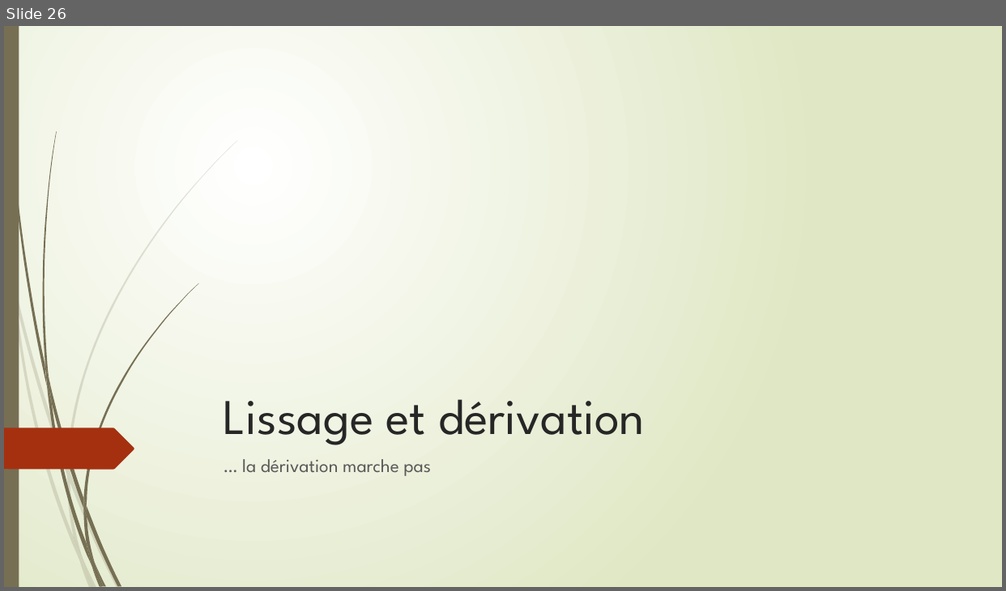
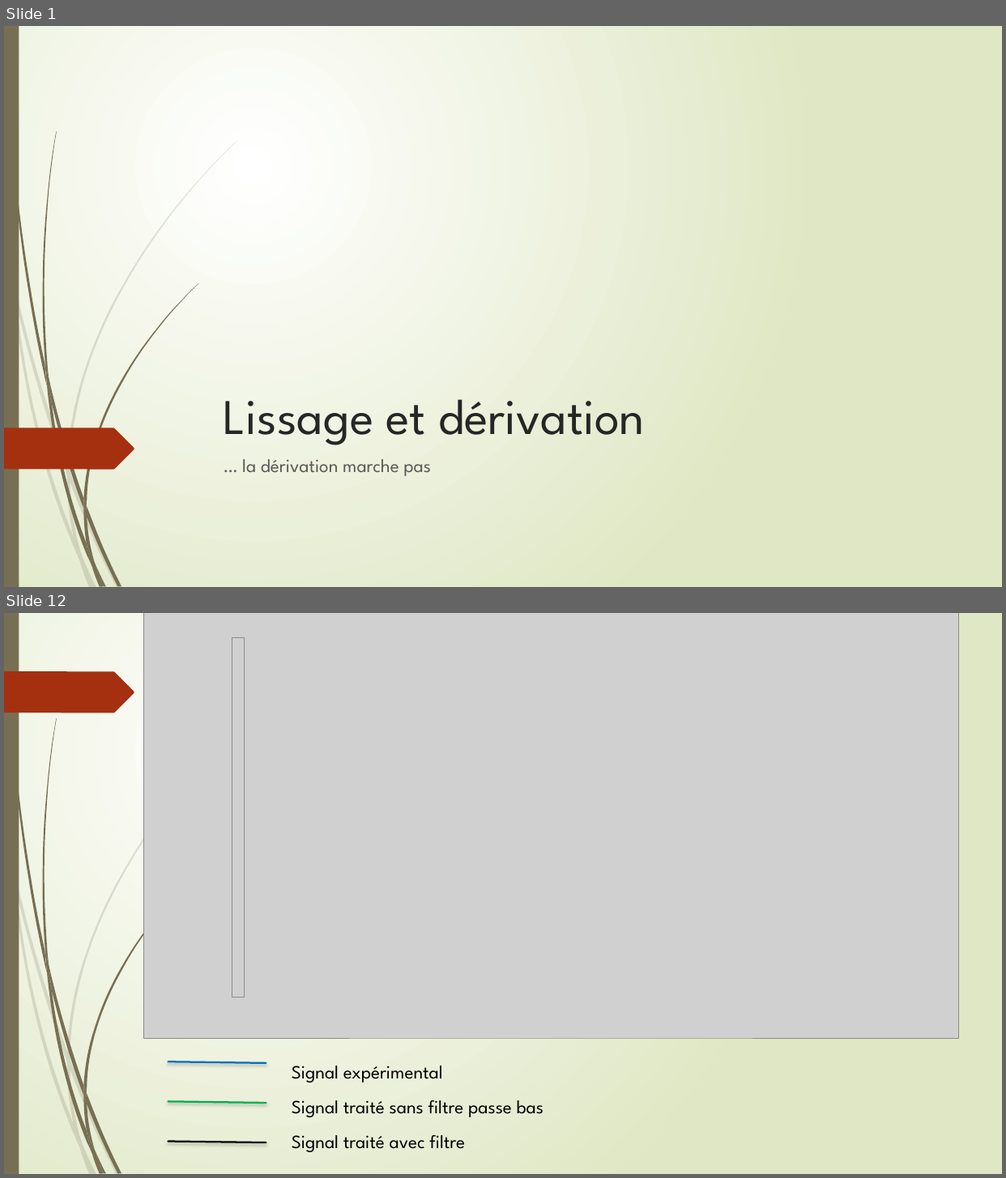
Before and after one commit to Poroing/CrowdDeplacementOptimisation, a slide deck: Présentation/thibaylt.pptm. Shown one above the other, each under a label of ours: slide 26 before the commit, slides 1 and 12 after it; the slides between them are not shown. The pictures are 1006x591 and 1006x1178 pixels, drawn with LibreOffice and Linux fonts; fonts in the diff are those of the drawing; grey boxes stand for pictures. Boxes give left, top, right and bottom in pixels: in the first picture for what was removed or moved away, otherwise in the second. Text is boxed around its words. In the diff, an @@ line names an element or a change of style, - is before the commit and + after.

```diff
--- a/Présentation/thibaylt.pptm
+++ b/Présentation/thibaylt.pptm
@@ slide 12 added at (4,613,1002,1174), background gradient #FFFFFF to #DFE8C4; not listed: 23 template elements that a slide beside it also shows @@
@@ picture added at (144,613,958,1038) @@
@@ picture added at (232,637,245,998) @@
@@ freeform shape added at (4,671,134,713), fill #A53010 @@
@@ line added from (168, 1063) to (266, 1063), #0070C0 1.75 pt @@
@@ text added at (292,1066,443,1083), 18 pt, text #000000 @@
+Signal expérimental
@@ line added from (168, 1102) to (266, 1103), #00B050 1.75 pt @@
@@ text added at (292,1101,543,1118), 18 pt, text #000000 @@
+Signal traité sans filtre passe bas
@@ line added from (168, 1142) to (266, 1143), #000000 1.75 pt @@
@@ text added at (292,1135,465,1152), 18 pt, text #000000 @@
+Signal traité avec filtre
@@ what was slide 26 is now slide 1 @@
```
Also in this commit, not shown: 13 other slides added, 32 slides removed, 1 other file.
